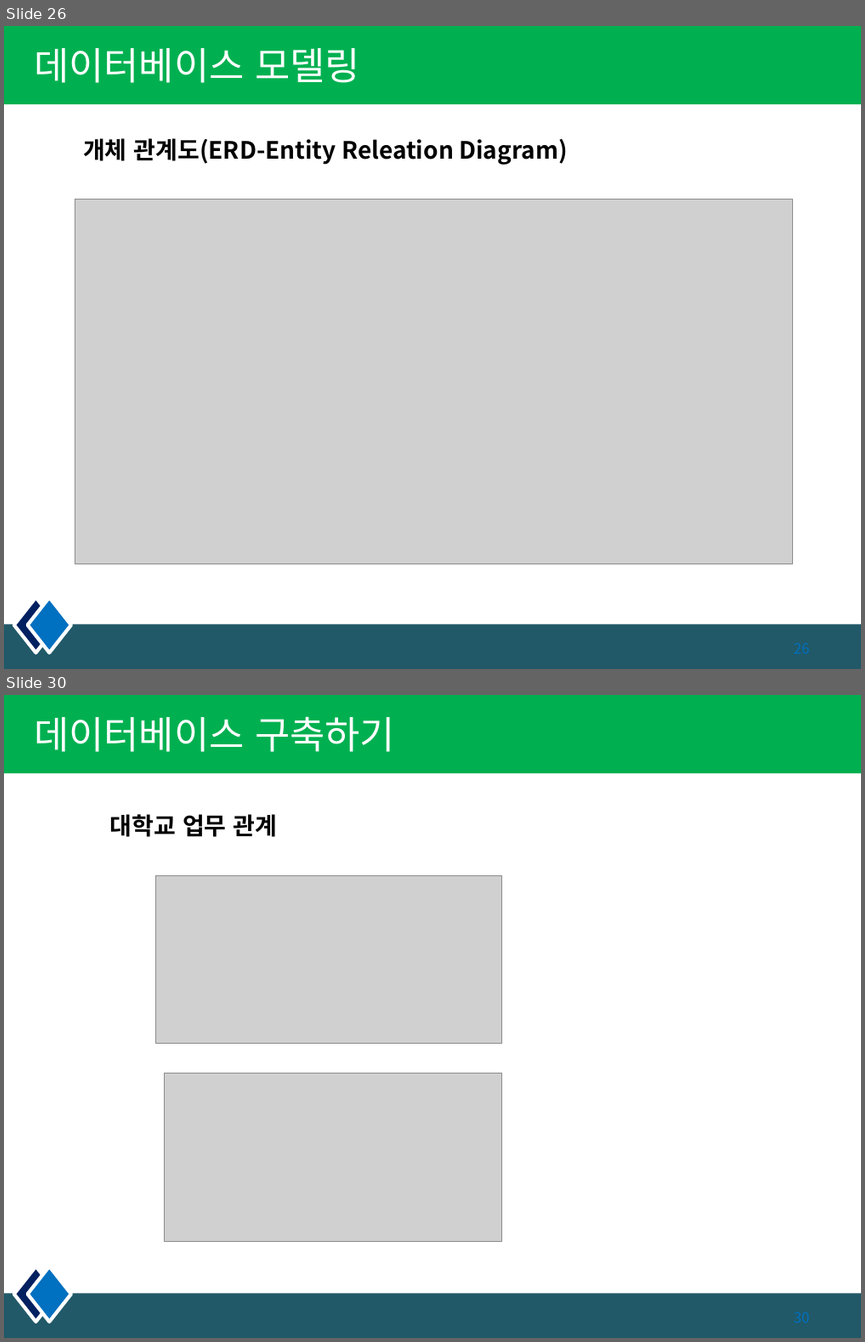
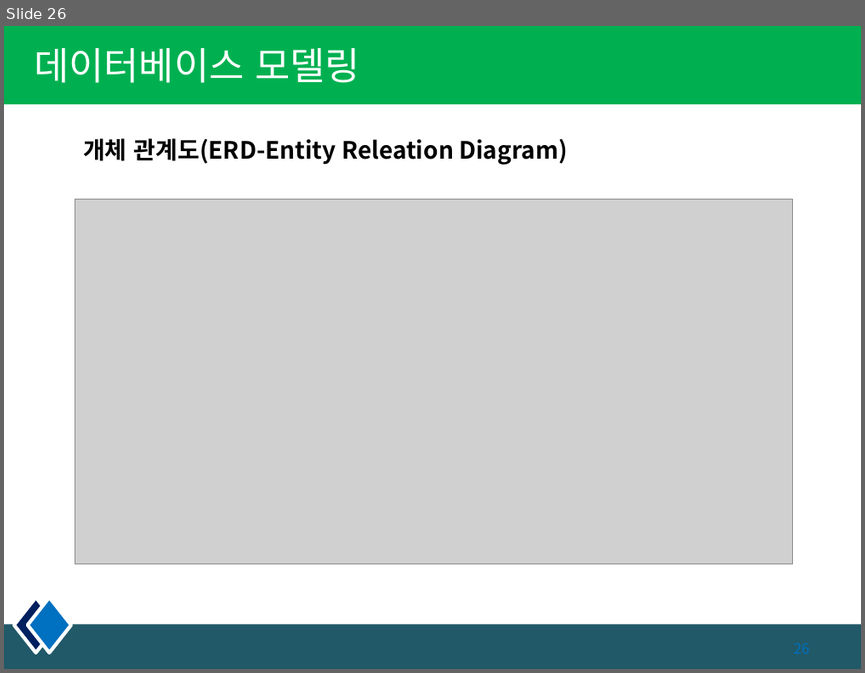
Before and after one commit to pshho/sqlWorks, a slide deck: 자료/sqld/DB_PPT/3장. 데이터 모델링.pptx. Shown one above the other, each under a label of ours: slides 26 and 30 before the commit, slide 26 after it; the slides between them are not shown. The pictures are 865x1342 and 865x673 pixels, drawn with LibreOffice and Linux fonts; fonts in the diff are those of the drawing; grey boxes stand for pictures. Boxes give left, top, right and bottom in pixels: in the first picture for what was removed or moved away, otherwise in the second. Text is boxed around its words. In the diff, an @@ line names an element or a change of style, - is before the commit and + after.

```diff
--- a/자료/sqld/DB_PPT/3장. 데이터 모델링.pptx
+++ b/자료/sqld/DB_PPT/3장. 데이터 모델링.pptx
@@ slide 30 removed at (4, 695, 861, 1338), background #FFFFFF; not listed: 4 template elements that a slide beside it also shows @@
@@ title removed at (34, 716, 395, 752) @@
-데이터베이스 구축하기
@@ text removed at (110, 814, 278, 837) @@
-대학교 업무 관계
@@ picture removed at (155, 875, 502, 1043) @@
@@ picture removed at (164, 1073, 502, 1241) @@
```
Also in this commit, not shown: 3 slides changed, 2 slides added, 2 other slides removed, 6 other files.
